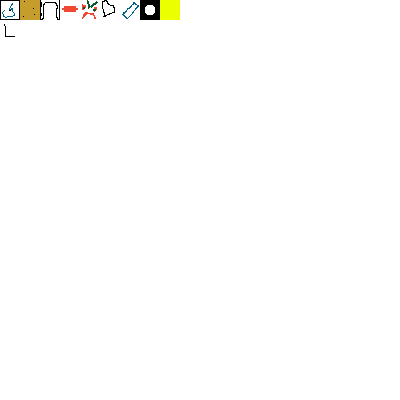
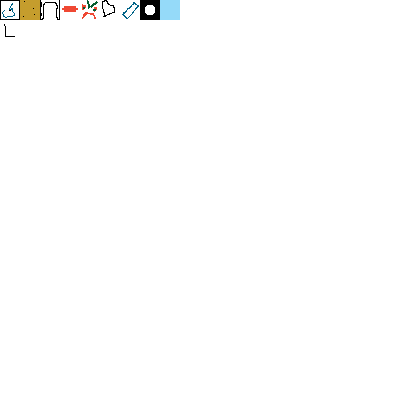
Revision of a layered 400px x 400px image; what changed, layer by layer:
painted on "Ellipse 1" over [160, 0, 180, 20]
